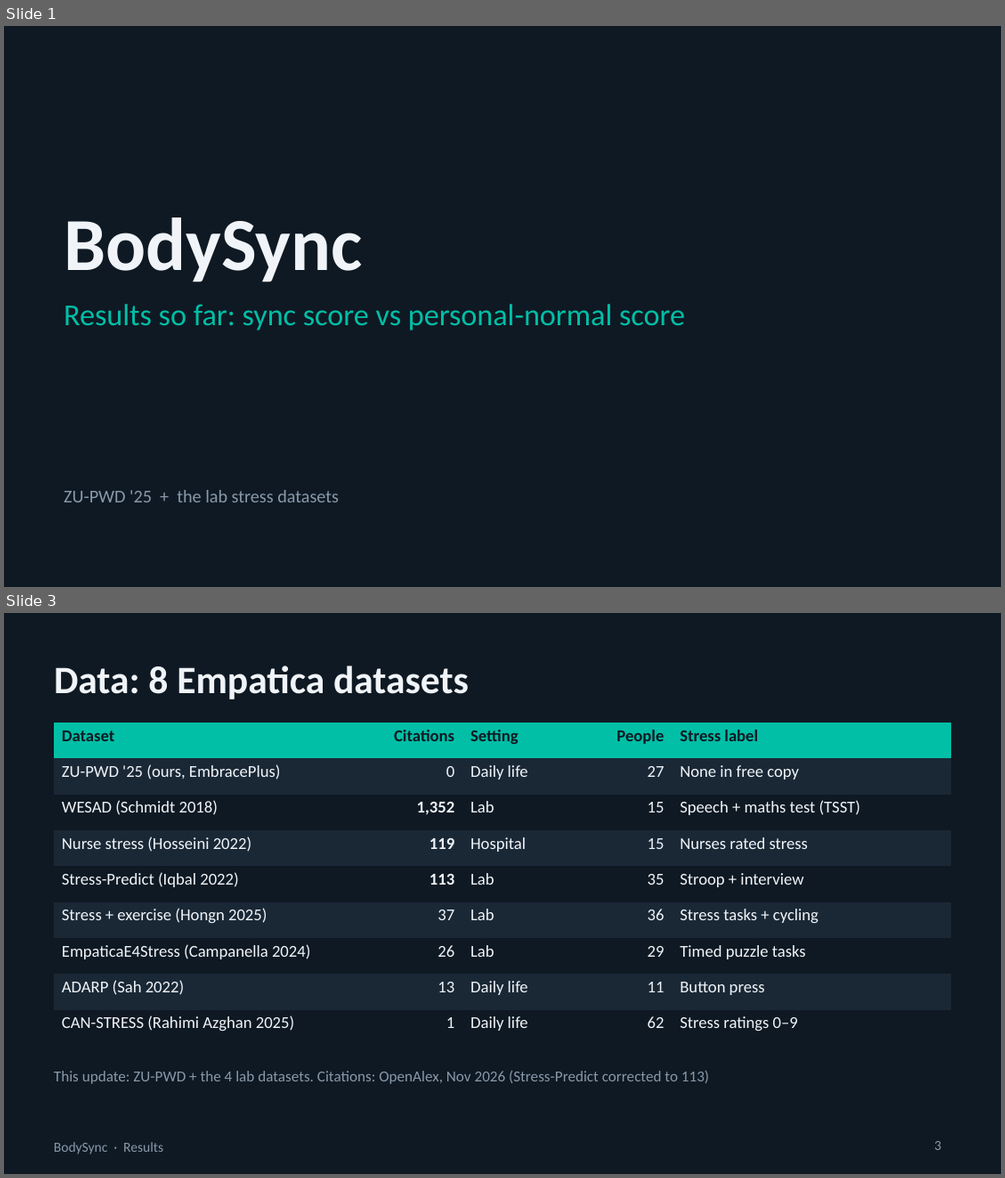
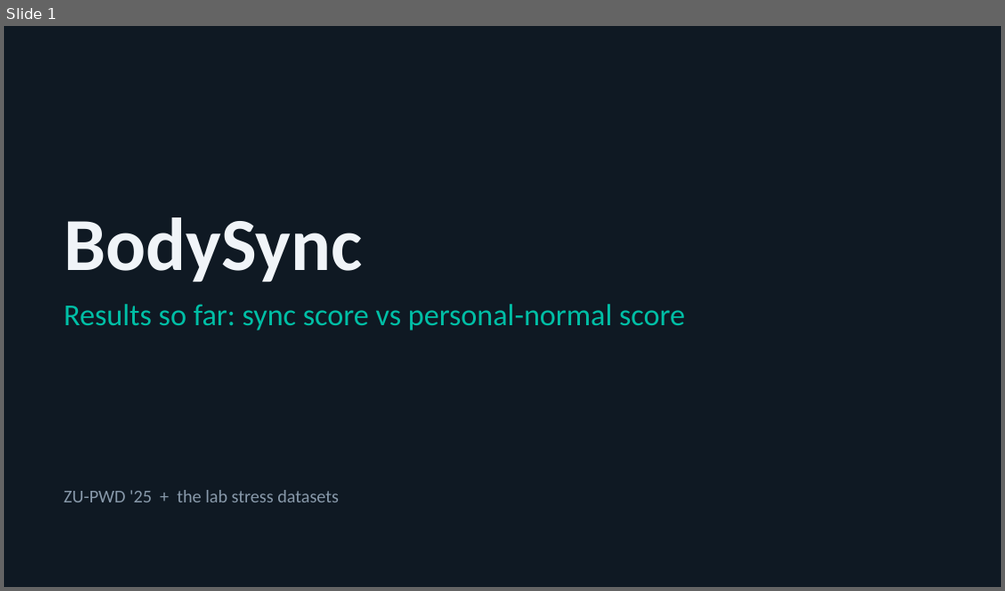
Before and after one commit to swaylakh/bodysync, a slide deck: docs/slides/BodySync_Update.pptx. Shown one above the other, each under a label of ours: slides 1 and 3 before the commit, slide 1 after it; the slides between them are not shown. The pictures are 1005x1178 and 1005x591 pixels, drawn with LibreOffice and Linux fonts; fonts in the diff are those of the drawing. Boxes give left, top, right and bottom in pixels: in the first picture for what was removed or moved away, otherwise in the second. Text is boxed around its words. In the diff, an @@ line names an element or a change of style, - is before the commit and + after.

```diff
--- a/docs/slides/BodySync_Update.pptx
+++ b/docs/slides/BodySync_Update.pptx
@@ slide 3 removed at (x1=4, y1=613, x2=1001, y2=1174), background #0F1923 @@
@@ title removed at (x1=54, y1=666, x2=469, y2=699) @@
-Data: 8 Empatica datasets
@@ table removed at (x1=54, y1=722, x2=951, y2=1034), 9 rows, 5 columns @@
-Dataset | Citations | Setting | People | Stress label
-ZU-PWD '25 (ours, EmbracePlus) | 0 | Daily life | 27 | None in free copy
-WESAD (Schmidt 2018) | 1,352 | Lab | 15 | Speech + maths test (TSST)
-Nurse stress (Hosseini 2022) | 119 | Hospital | 15 | Nurses rated stress
-Stress-Predict (Iqbal 2022) | 113 | Lab | 35 | Stroop + interview
-Stress + exercise (Hongn 2025) | 37 | Lab | 36 | Stress tasks + cycling
-EmpaticaE4Stress (Campanella 2024) | 26 | Lab | 29 | Timed puzzle tasks
-ADARP (Sah 2022) | 13 | Daily life | 11 | Button press
-CAN-STRESS (Rahimi Azghan 2025) | 1 | Daily life | 62 | Stress ratings 0–9
@@ text removed at (x1=54, y1=1070, x2=709, y2=1084) @@
-This update: ZU-PWD + the 4 lab datasets. Citations: OpenAlex, Nov 2026 (Stress-Predict corrected to 113)
@@ text removed at (x1=54, y1=1142, x2=163, y2=1154) @@
-BodySync · Results
@@ page number removed at (x1=934, y1=1141, x2=941, y2=1150) @@
-3
```
Also in this commit, not shown: 4 slides changed, 2 slides added, 1 other slide removed, 11 other files.
